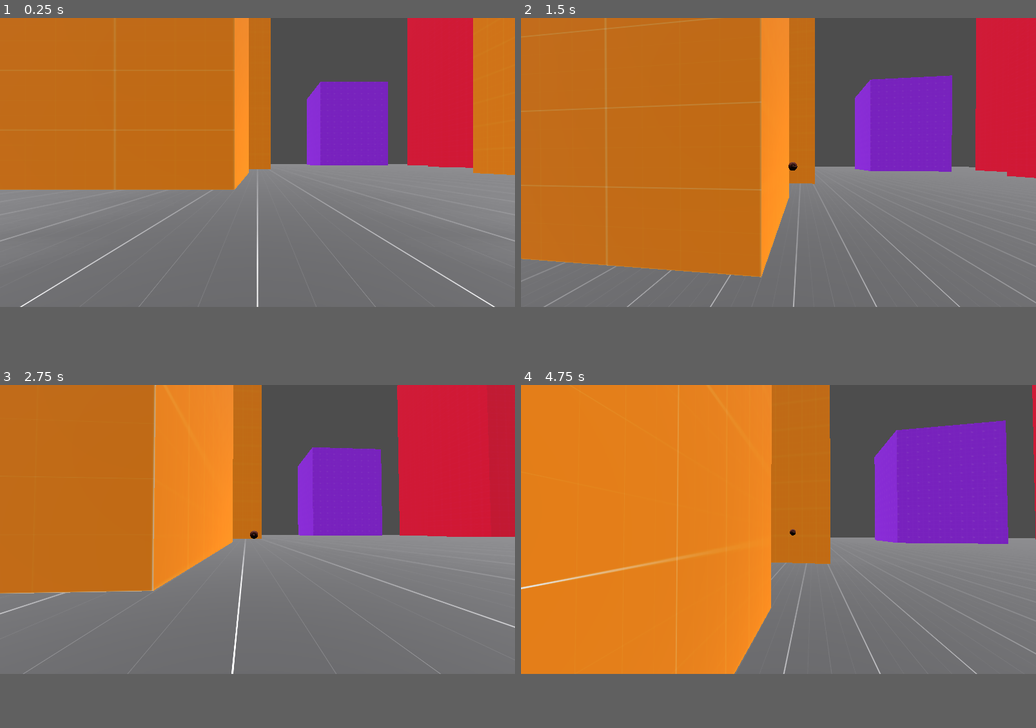
Above: before the commit, frames 1-4 (two rows, left to right).
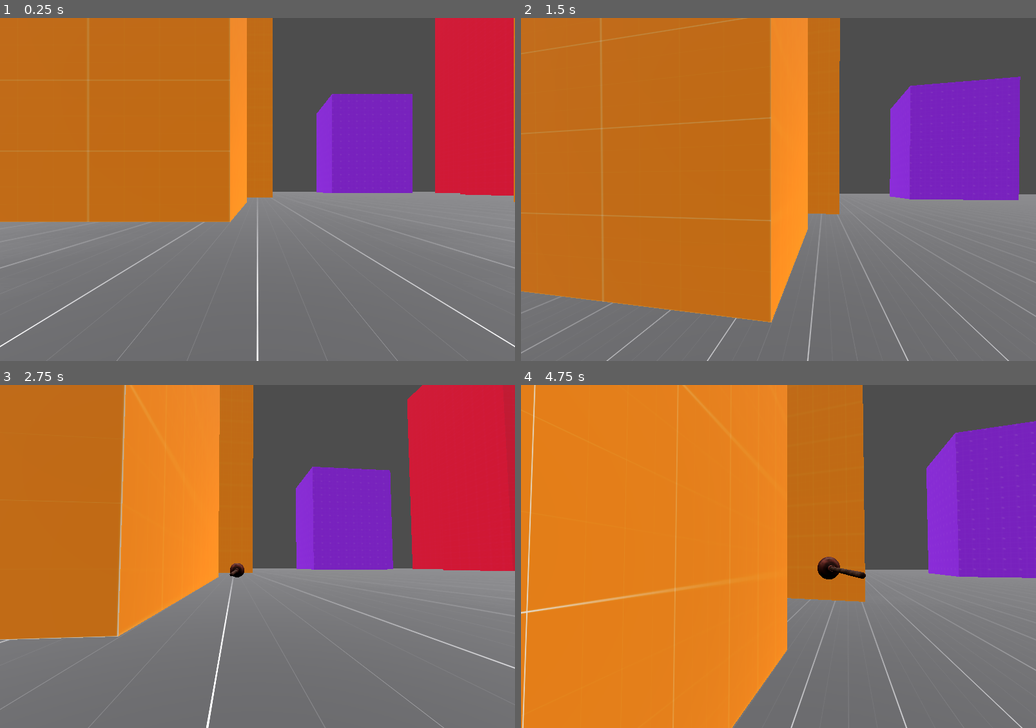
Above: after the commit, the same moments.

Repository: michlam/Plungerman
Game: Godot game, scene res://src/scenes/main.tscn
Two runs of this game, one before a commit and one after it. Both use one fixed random seed, a clock stepped at 60 frames per second and the inputs below.
Inputs (mouse positions are in pixels of both pictures, inside the frame that each line leads up to):
- Up to frame 1 (0.25 s): no input
- Up to frame 2 (1.5 s): move the mouse to (804, 162) at 0.52 s; hold W (move_forward) from 0.53 s (still down); right-click (804, 162) at 0.6 s; tap Space (jump) at 0.77 s; move the mouse to (752, 162) at 1.27 s; tap Shift (run) at 1.35 s
- Up to frame 3 (2.75 s): keep holding W (move_forward); tap Space (jump) at 1.52 s; right-click (231, 529) at 1.55 s; move the mouse to (267, 525) at 2.02 s; right-click (267, 525) at 2.1 s
- Up to frame 4 (4.75 s): keep holding W (move_forward); move the mouse to (773, 532) at 2.77 s; right-click (773, 532) at 2.85 s; tap Space (jump) at 3.02, 3.77, 4.52 s; move the mouse to (814, 532) at 3.52 s; hold Shift (run) 3.53-4.28 s; right-click (814, 532) at 3.8 s; move the mouse to (737, 525) at 4.27 s; right-click (737, 525) at 4.35 s
The window is 799x449 before the commit and 799x533 after it. Grey fills any space a smaller window leaves; there, only what the larger window draws over its background counts as a difference.

The runs differ from the first frame. In frame 1, 18% of the frame differs, in the area x 0-100%, y 0-100%; in frame 2, 27%; in frame 3, 19%; in frame 4, 27%.

Commit message:
more work on projectile

Diff:
--- a/project.godot
+++ b/project.godot
@@ -14,6 +14,11 @@
 run/main_scene="res://src/scenes/main.tscn"
 config/features=PackedStringArray("4.3", "Forward Plus")
 config/icon="res://icon.svg"
+
+[display]
+
+window/size/viewport_width=1920
+window/size/viewport_height=1280
 
 [filesystem]
 
--- a/src/scenes/player.tscn
+++ b/src/scenes/player.tscn
@@ -21,5 +21,4 @@
 
 [node name="Plunger" parent="." instance=ExtResource("2_t6w55")]
 transform = Transform3D(1, 0, 0, 0, 1, 0, 0, 0, 1, 0, -0.791044, 0)
-visible = false
 script = ExtResource("3_op8k5")
--- a/src/scripts/plunger.gd
+++ b/src/scripts/plunger.gd
@@ -3,9 +3,14 @@
 @export var speed = 10.0
 
 func setup():
-	position = get_parent().position - Vector3(0, 0.5, 0)
+	position = Vector3(0, 0, 0)
 	visible = true
-	velocity = Vector3.FORWARD * speed
+
+	var new_basis = get_parent().global_transform.basis
+	new_basis.x *= -abs(new_basis.x)
+	new_basis.y = -abs(new_basis.y)
+	print(new_basis)
+	velocity = Vector3.FORWARD * new_basis * speed
 
 
 func _physics_process(delta: float) -> void:
